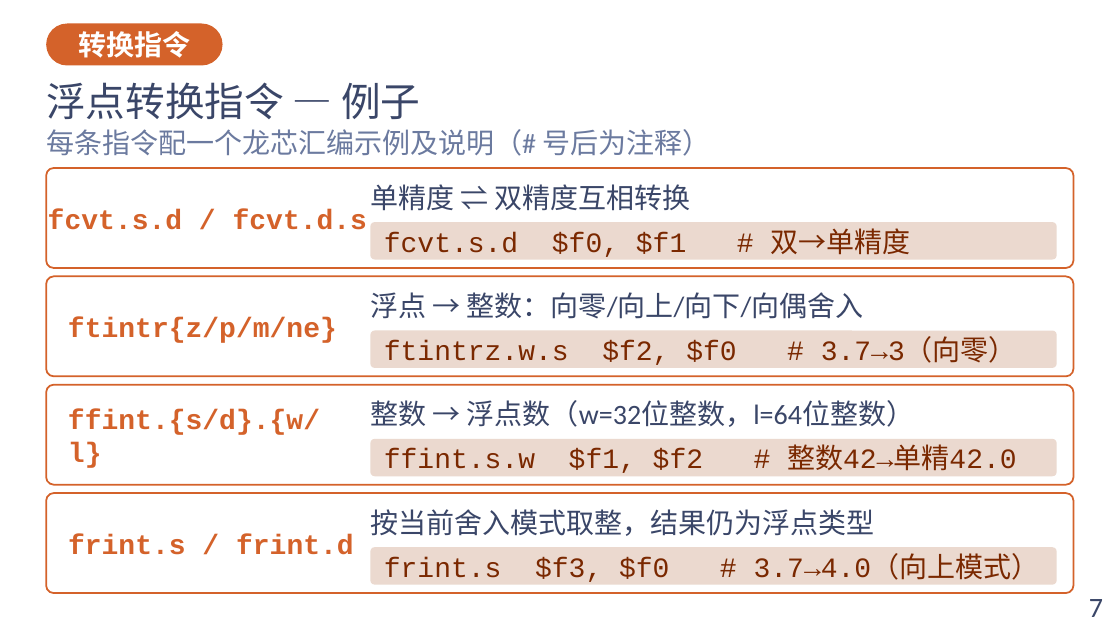
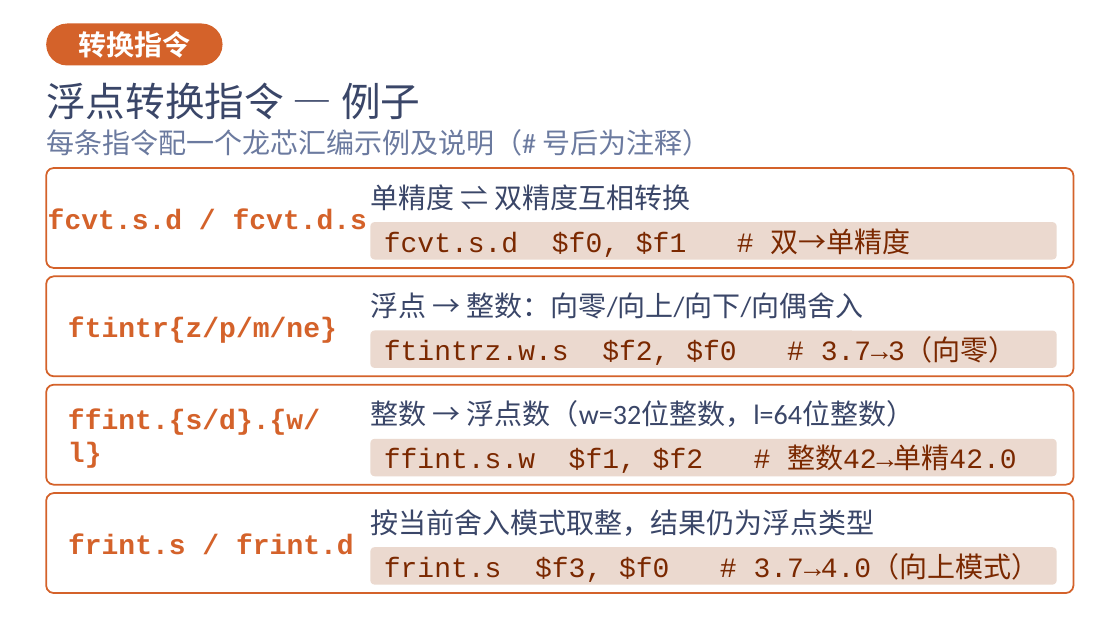
Before and after one commit to cxi218447-byte/miniOS, a slide deck: slide 77 of docs/04/04_load_store_course.pptx. Drawn at 1120x630 pixels with LibreOffice and Linux fonts; fonts in the diff are those of the drawing. Boxes give left, top, right and bottom in pixels: in the first picture for what was removed or moved away, otherwise in the second. Text is boxed around its words. In the diff, an @@ line names an element or a change of style, - is before the commit and + after.

```diff
--- a/docs/04/04_load_store_course.pptx
+++ b/docs/04/04_load_store_course.pptx
@@ text removed at (x1=1089, y1=599, x2=1103, y2=617) @@
-7
```
Also in this commit, not shown: 2 other slides changed, 18 other files.
